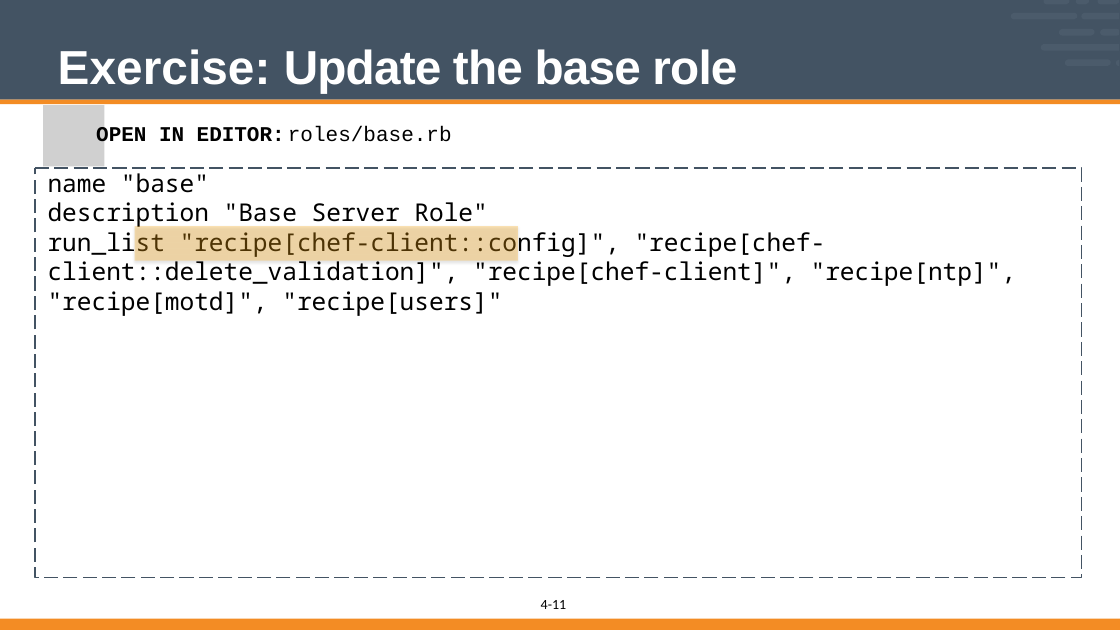
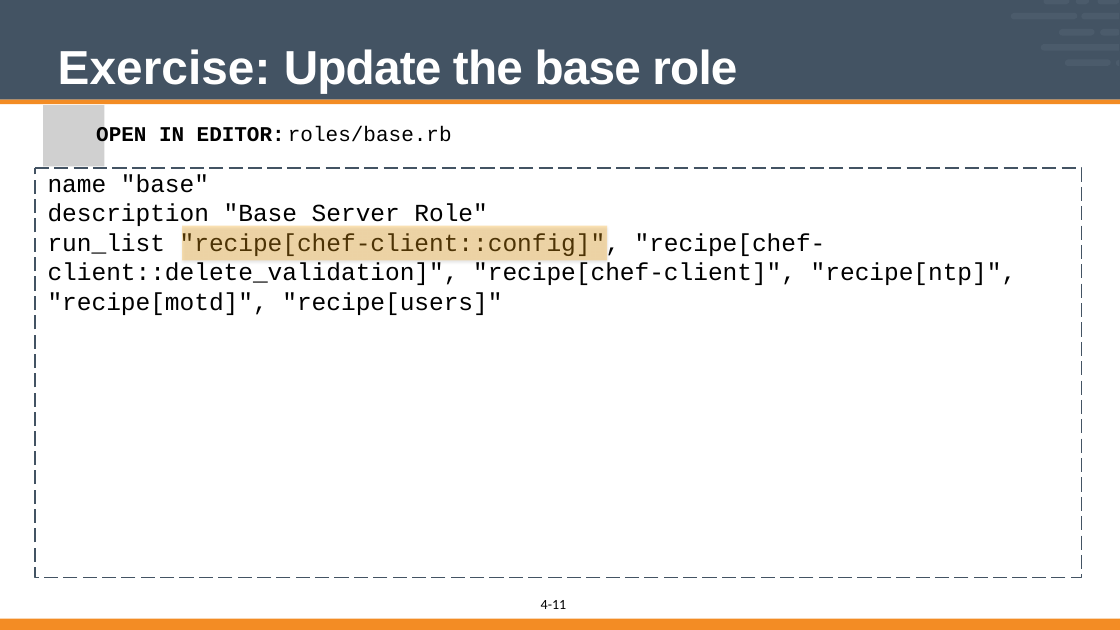
Before and after one commit to vinyar/chef-intermediate, a slide deck: slide 11 of 04-writing_ohai_plugins.pptx. Drawn at 1120x630 pixels with LibreOffice and Linux fonts; fonts in the diff are those of the drawing; grey boxes stand for pictures. Boxes give left, top, right and bottom in pixels: in the first picture for what was removed or moved away, otherwise in the second. Text is boxed around its words. In the diff, an @@ line names an element or a change of style, - is before the commit and + after.

```diff
--- a/04-writing_ohai_plugins.pptx
+++ b/04-writing_ohai_plugins.pptx
@@ freeform shape "name "base"" at [35,168,1082,578]: font Noto Sans Mono to Courier New @@
@@ rectangle: place and size @@
-rectangle at [135,226,518,261]
+rectangle at [182,226,607,260]
```
Also in this commit, not shown: 35 other slides changed.
